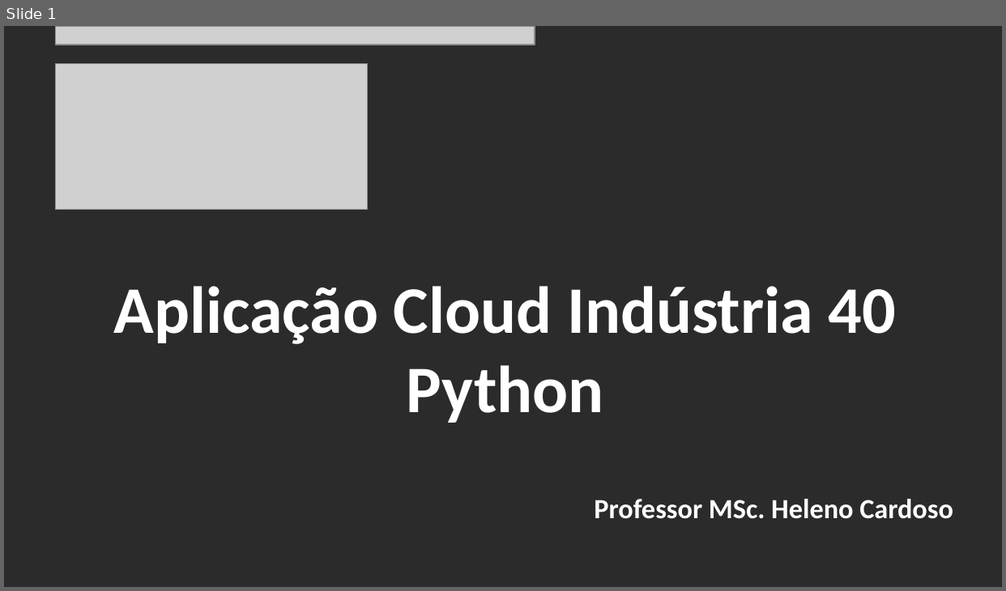
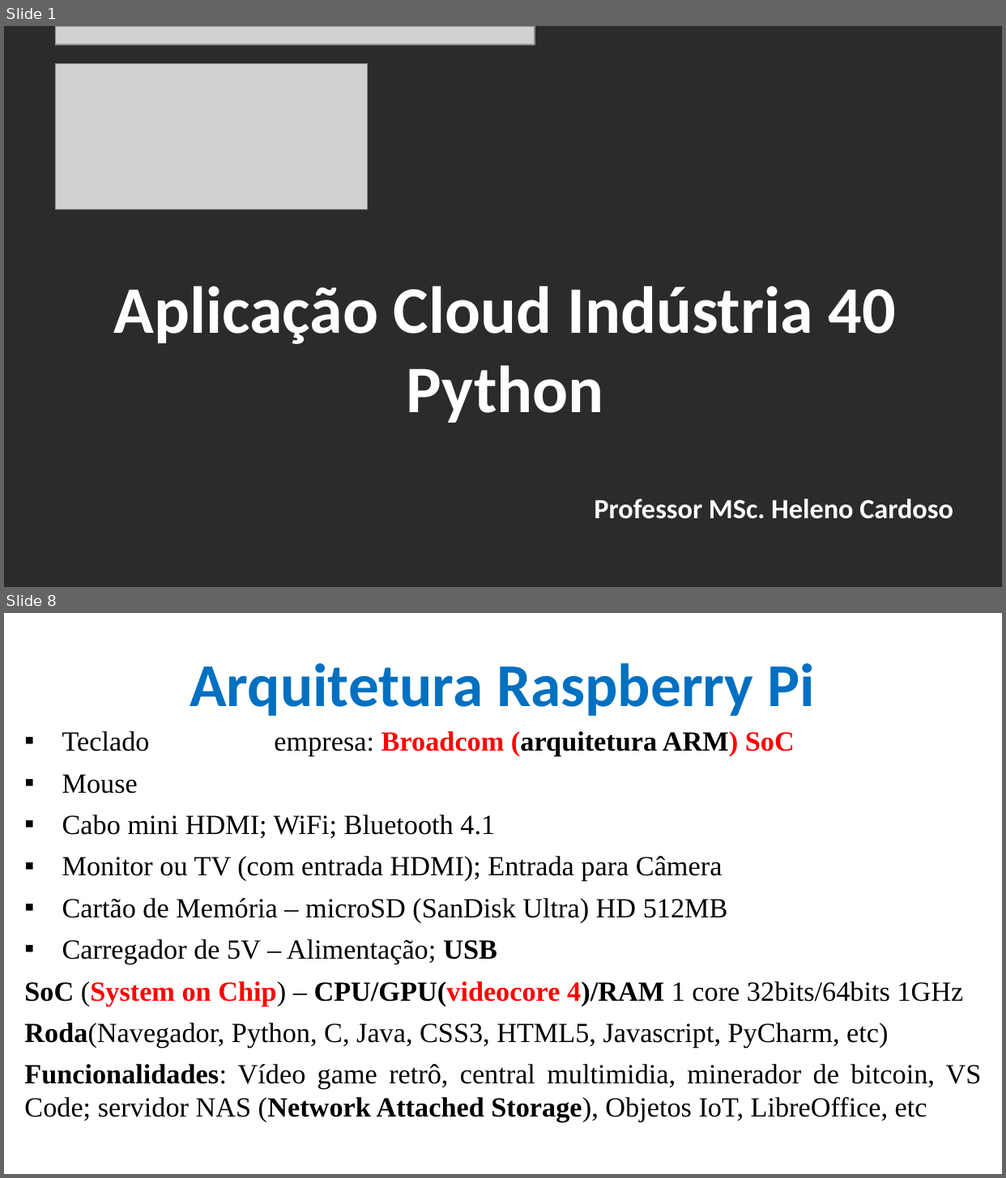
Before and after one commit to CloudEducationBrazil/WydenArea1AplicacaoCloudIndustria40Python, a slide deck: 01 Classes/Aula 06 - Aplicação Cloud Indústria 40 Python IoT Plataforma Raspberry PI.pptx. Shown one above the other, each under a label of ours: slide 1 before the commit, slides 1 and 8 after it; the slides between them are not shown. The pictures are 1006x591 and 1006x1178 pixels, drawn with LibreOffice and Linux fonts; fonts in the diff are those of the drawing; grey boxes stand for pictures; background and template pictures are left out; a plain dark background stands for a picture behind light text. Boxes give left, top, right and bottom in pixels: in the first picture for what was removed or moved away, otherwise in the second. Text is boxed around its words. In the diff, an @@ line names an element or a change of style, - is before the commit and + after.

Commit message:
Aula 06 Python IoT 09042023

```diff
--- a/01 Classes/Aula 06 - Aplicação Cloud Indústria 40 Python IoT Plataforma Raspberry PI.pptx
+++ b/01 Classes/Aula 06 - Aplicação Cloud Indústria 40 Python IoT Plataforma Raspberry PI.pptx
@@ slide 8 added at <box>4,613,1002,1174</box>, background picture (left out) @@
@@ title added at <box>189,663,815,716</box>, 44 pt, text #0070C0, bold @@
+Arquitetura Raspberry Pi
@@ text added at <box>24,731,982,1122</box>, 20 pt, text #000000 @@
+▪ Teclado empresa: Broadcom (arquitetura ARM) SoC
+▪ Mouse
+▪ Cabo mini HDMI; WiFi; Bluetooth 4.1
+▪ Monitor ou TV (com entrada HDMI); Entrada para Câmera
+▪ Cartão de Memória – microSD (SanDisk Ultra) HD 512MB
+▪ Carregador de 5V – Alimentação; USB
+SoC (System on Chip) – CPU/GPU(videocore 4)/RAM 1 core 32bits/64bits 1GHz
+Roda(Navegador, Python, C, Java, CSS3, HTML5, Javascript, PyCharm, etc)
+Funcionalidades: Vídeo game retrô, central multimidia, minerador de bitcoin, VS Code; servidor NAS (Network Attached Storage), Objetos IoT, LibreOffice, etc
```
Also in this commit, not shown: 5 slides changed, 15 other slides added, 2 slides removed.
